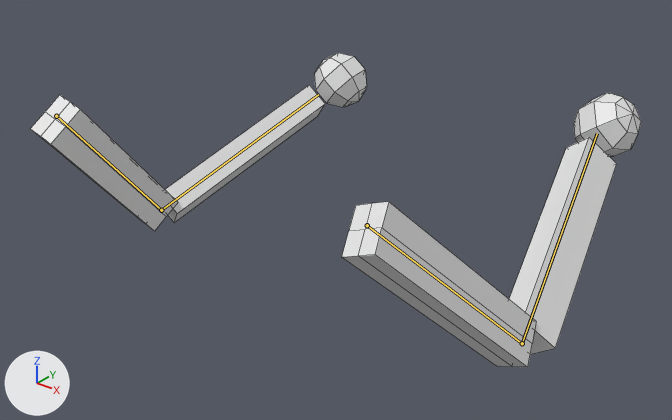
An edit to the FBX model Assets/Models/simple arms.fbx, drawn before and after from the same camera.
Rendered twice from a camera (50 mm lens) standing at (0.885, -0.783, 0.5) and looking at (-0.002, 0.326, -0.188). Arrows for +X, +Y and +Z are at lower left; the lights stay in place. Both versions are drawn at frame 2 of the action 'Armature|Idling'; the numbers are the values there. The bones that change are drawn over the model as lines. Mesh edges are drawn as thin lines.
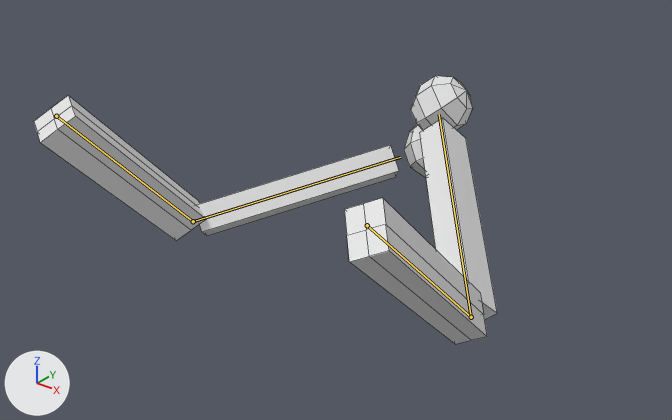
Pixel boxes (x1, y1, x2, y2) of what changed, in the pictures (672 x 420 px):
'Cube', posed (24% narrower, 15% shorter): before (31, 53, 641, 367); after (34, 76, 497, 344)
bone 'Bone', root to tip: before (56, 116) to (161, 210); after (56, 116) to (193, 221)
bone 'Bone.001', root to tip: before (161, 210) to (318, 94); after (193, 221) to (400, 157)
bone 'Bone.003', root to tip: before (367, 225) to (522, 343); after (367, 225) to (471, 317)
bone 'Bone.004', root to tip: before (522, 343) to (597, 133); after (471, 317) to (439, 114)

What the commit changed:
Bone 'Bone' (bone_bone) turns from (-38, 1, 75) to (-45, 26, 67) degrees about its own x, y and z.
Bone 'Bone.001' (bone_bone_001) turns from (-78, 13, -25) to (-77, 16, -28) degrees about its own x, y and z.
Bone 'Bone.003' (bone_bone_003) turns from (-40, -3, -69) to (-49, -25, -66) degrees about its own x, y and z.
Bone 'Bone.004' (bone_bone_004) turns from (-75, -5, 18) to (-78, -7, 14) degrees about its own x, y and z.
